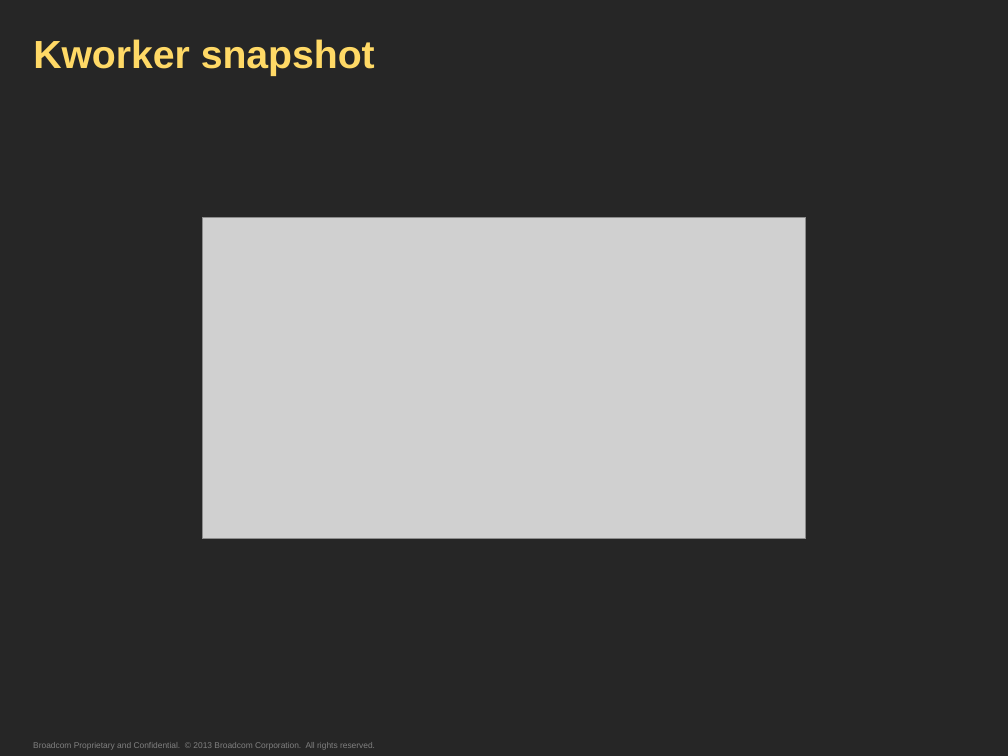
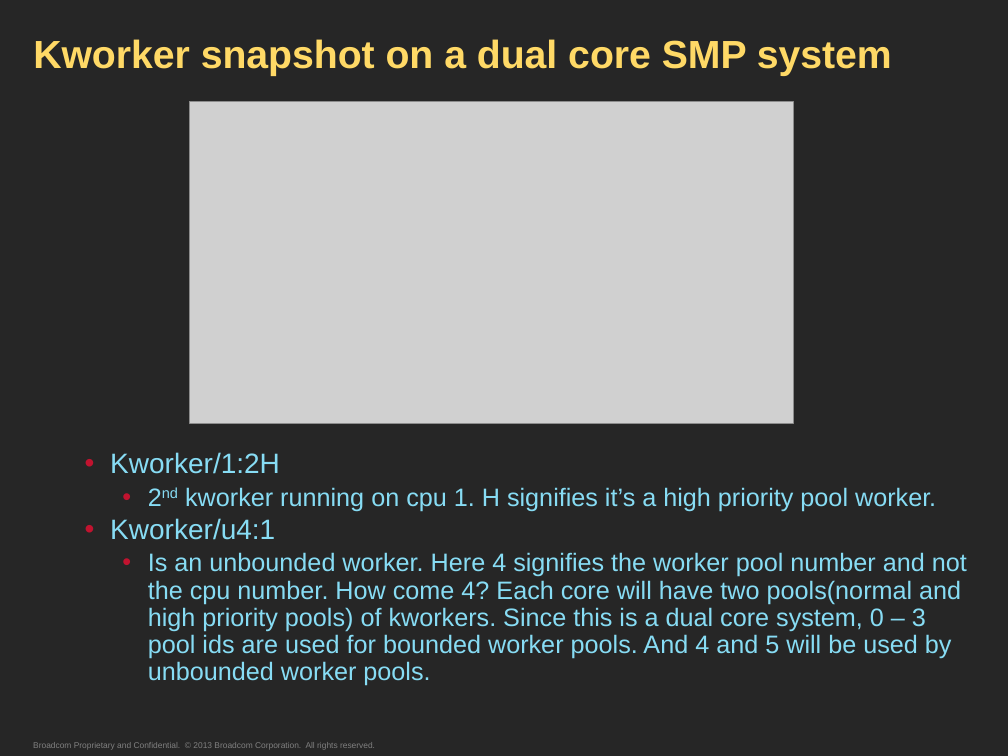
Before and after one commit to getarunks/ppts_n_notes, a slide deck: slide 21 of Kernel_WQs.pptx. Drawn at 1008x756 pixels with LibreOffice and Linux fonts; fonts in the diff are those of the drawing; grey boxes stand for pictures. Boxes give left, top, right and bottom in pixels: in the first picture for what was removed or moved away, otherwise in the second. Text is boxed around its words. In the diff, an @@ line names an element or a change of style, - is before the commit and + after.

```diff
--- a/Kernel_WQs.pptx
+++ b/Kernel_WQs.pptx
@@ title at (x1=33, y1=39, x2=892, y2=76): text changed @@
-Kworker snapshot
+Kworker snapshot on a dual core SMP system
@@ picture moved from (x1=203, y1=218, x2=806, y2=539) to (x1=190, y1=102, x2=793, y2=423) @@
@@ text added at (x1=110, y1=452, x2=967, y2=686), 18 pt, text #87DCF4 @@
+  • Kworker/1:2H
+    • 2nd kworker running on cpu 1. H signifies it’s a high priority pool worker.
+  • Kworker/u4:1
+    • Is an unbounded worker. Here 4 signifies the worker pool number and not the cpu number. How come 4? Each core will have two pools(normal and high priority pools) of kworkers. Since this is a dual core system, 0 – 3 pool ids are used for bounded worker pools. And 4 and 5 will be used by unbounded worker pools.
```
Also in this commit, not shown: 6 other slides changed.
